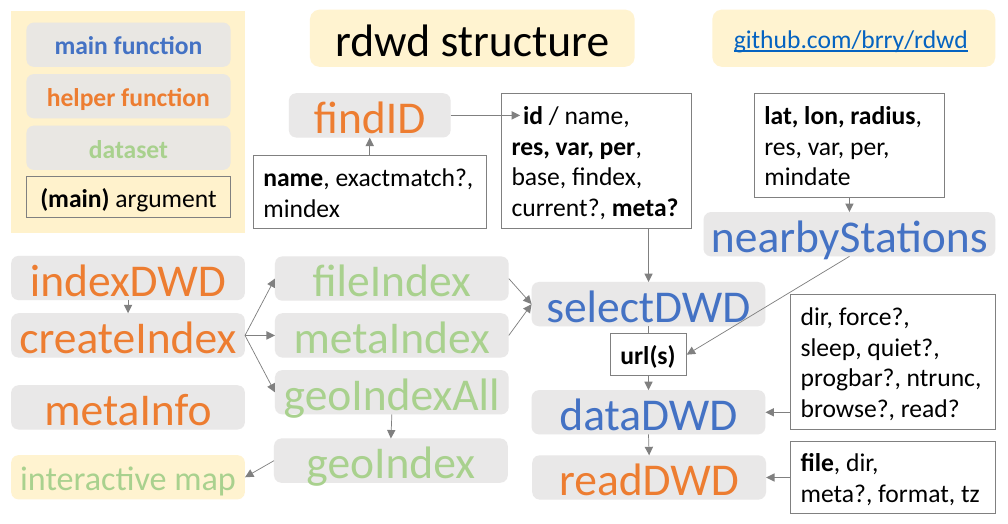
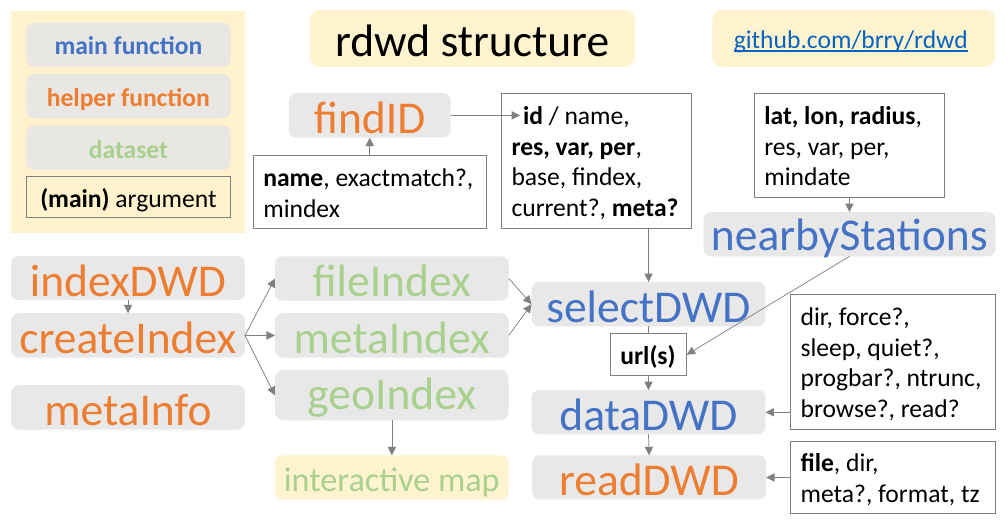
Before and after one commit to brry/rdwd, a slide deck: slide 1 of vignettes/PackageSchematic.pptx. Drawn at 1008x524 pixels with LibreOffice and Linux fonts; fonts in the diff are those of the drawing. Boxes give left, top, right and bottom in pixels: in the first picture for what was removed or moved away, otherwise in the second. Text is boxed around its words. In the diff, an @@ line names an element or a change of style, - is before the commit and + after.

Commit message:
geoIndexAll removed, createIndex updated for new FTP metadata structure, indexes updated, vignettes updated

```diff
--- a/vignettes/PackageSchematic.pptx
+++ b/vignettes/PackageSchematic.pptx
@@ arrow moved from (245, 336) - (276, 392) to (245, 336) - (276, 395) @@
@@ rounded rectangle "geoIndex": place and size @@
-rounded rectangle "geoIndex" at [275,438,508,482]
+rounded rectangle "geoIndex" at [276,371,509,421]
@@ rounded rectangle removed at [276,371,509,415] @@
-geoIndexAll
@@ arrow moved from (392, 415) - (391, 438) to (392, 421) - (392, 456) @@
@@ arrow removed from (275, 461) to (245, 477) @@
@@ rounded rectangle "interactive map": place and size @@
-rounded rectangle "interactive map" at [11,456,245,500]
+rounded rectangle "interactive map" at [276,456,509,500]
```
Also in this commit, not shown: 54 other files.
